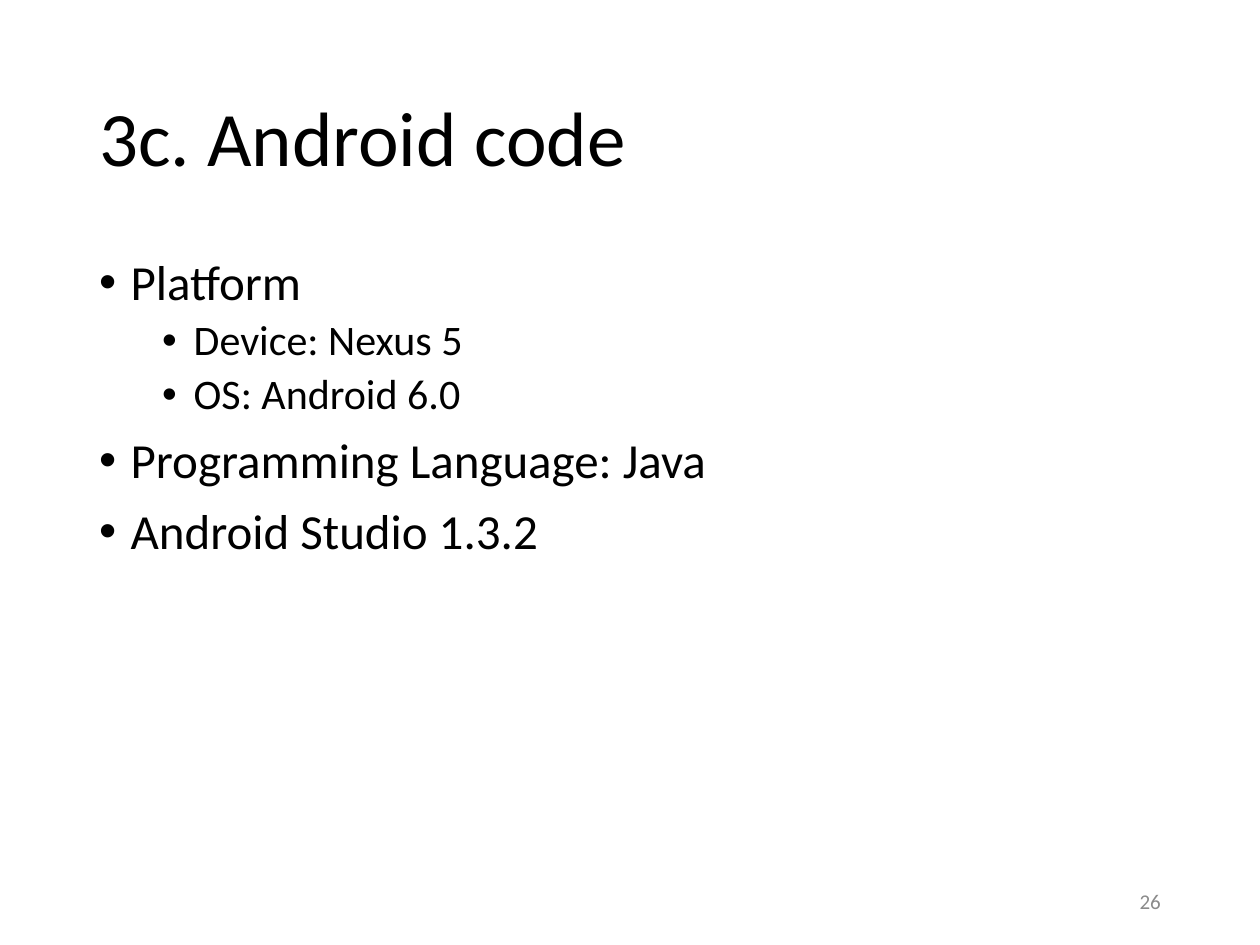
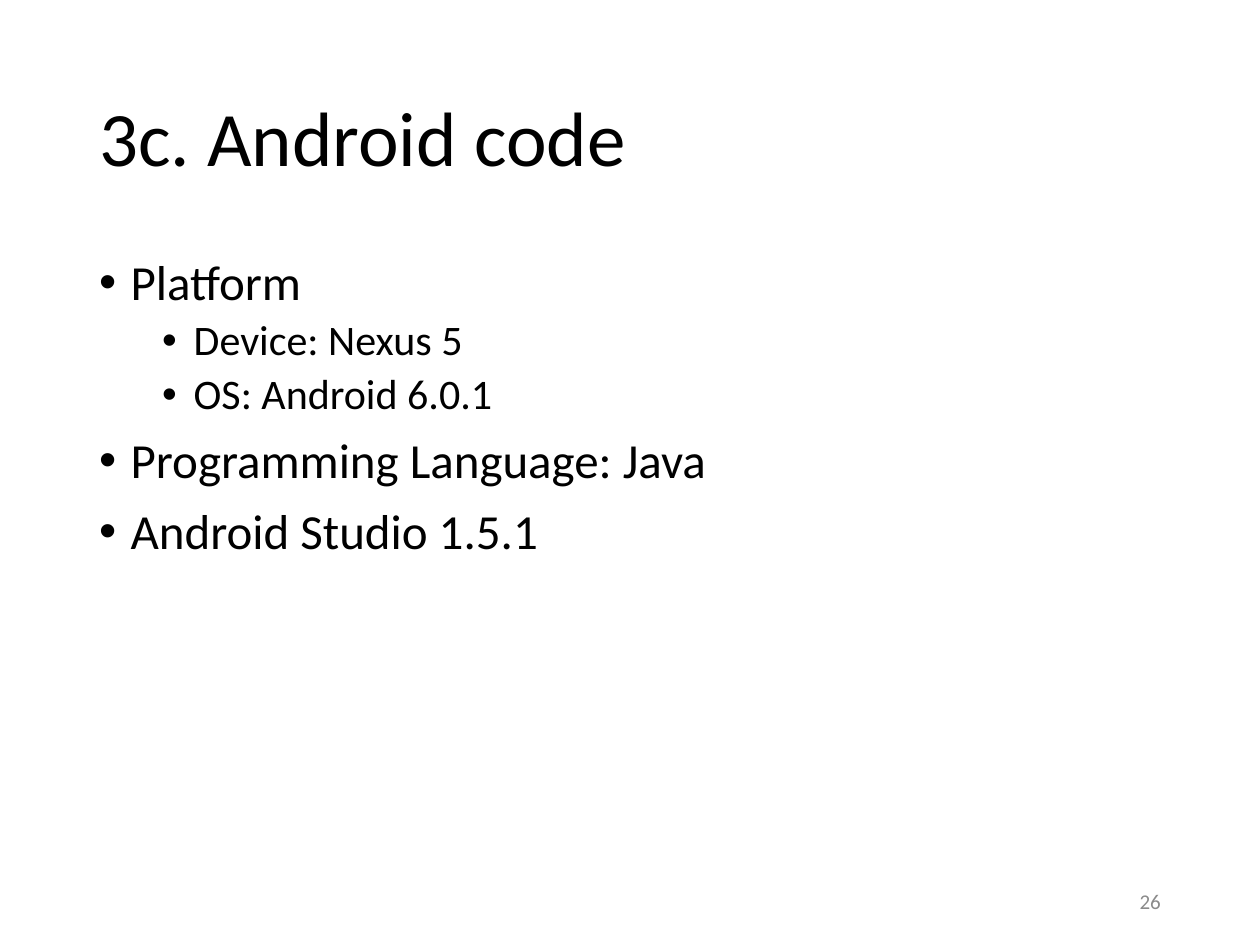
Before and after one commit to yeokm1/intro-to-ble, a slide deck: slide 26 of intro to ble.pptx. Drawn at 1260x945 pixels with LibreOffice and Linux fonts; fonts in the diff are those of the drawing. Boxes give left, top, right and bottom in pixels: in the first picture for what was removed or moved away, otherwise in the second. Text is boxed around its words. In the diff, an @@ line names an element or a change of style, - is before the commit and + after.

```diff
--- a/intro to ble.pptx
+++ b/intro to ble.pptx
@@ text at bbox=[194, 379, 492, 410]: text changed @@
-  • OS: Android 6.0
+  • OS: Android 6.0.1
@@ text at bbox=[131, 515, 538, 550]: text changed @@
-• Android Studio 1.3.2
+• Android Studio 1.5.1
```
Also in this commit, not shown: 6 other slides changed, 2 other files.
